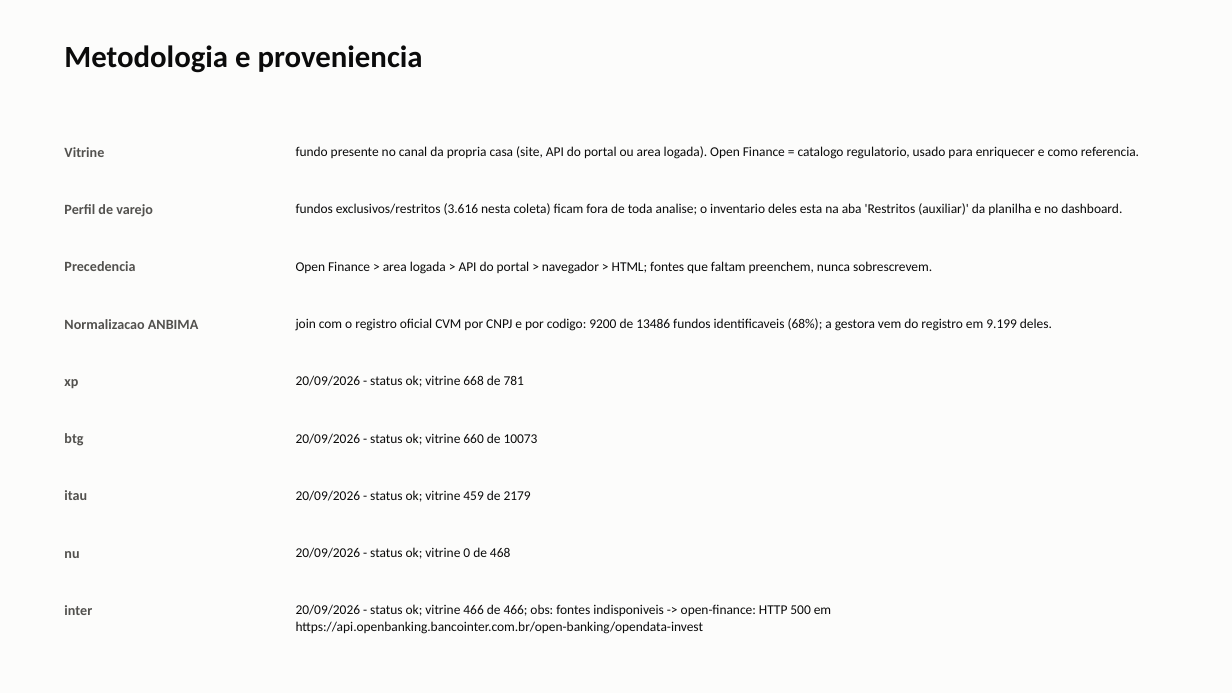
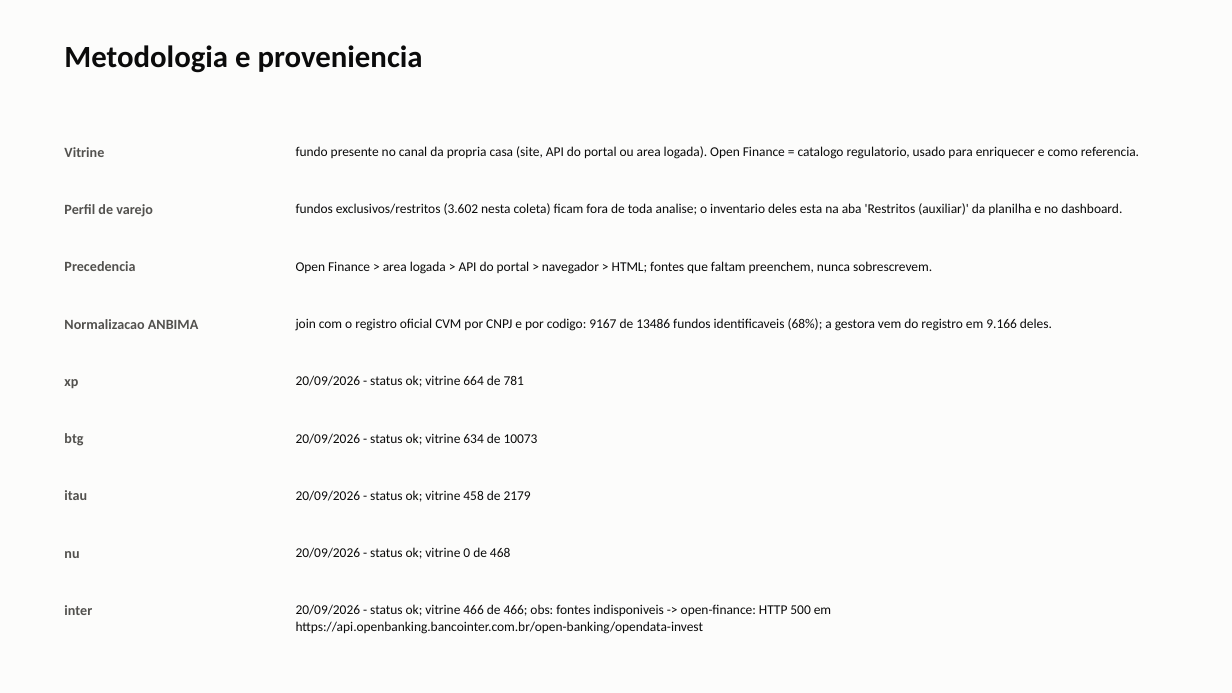
Before and after one commit to fioroto/Sandbox, a slide deck: slide 9 of data/reports/prateleiras-2026-09-20.pptx (slide 8 before the commit). Drawn at 1232x693 pixels with LibreOffice and Linux fonts; fonts in the diff are those of the drawing. Boxes give left, top, right and bottom in pixels: in the first picture for what was removed or moved away, otherwise in the second. Text is boxed around its words. In the diff, an @@ line names an element or a change of style, - is before the commit and + after.

```diff
--- a/data/reports/prateleiras-2026-09-20.pptx
+++ b/data/reports/prateleiras-2026-09-20.pptx
@@ text at box(296, 203, 1122, 215): text changed @@
-fundos exclusivos/restritos (3.616 nesta coleta) ficam fora de toda analise; o inventario deles esta na aba 'Restritos (auxiliar)' da planilha e no dashboard.
+fundos exclusivos/restritos (3.602 nesta coleta) ficam fora de toda analise; o inventario deles esta na aba 'Restritos (auxiliar)' da planilha e no dashboard.
@@ text at box(296, 318, 1052, 331): text changed @@
-join com o registro oficial CVM por CNPJ e por codigo: 9200 de 13486 fundos identificaveis (68%); a gestora vem do registro em 9.199 deles.
+join com o registro oficial CVM por CNPJ e por codigo: 9167 de 13486 fundos identificaveis (68%); a gestora vem do registro em 9.166 deles.
@@ text at box(296, 375, 524, 387): text changed @@
-20/09/2026 - status ok; vitrine 668 de 781
+20/09/2026 - status ok; vitrine 664 de 781
@@ text at box(296, 433, 538, 445): text changed @@
-20/09/2026 - status ok; vitrine 660 de 10073
+20/09/2026 - status ok; vitrine 634 de 10073
@@ text at box(296, 490, 531, 502): text changed @@
-20/09/2026 - status ok; vitrine 459 de 2179
+20/09/2026 - status ok; vitrine 458 de 2179
```
Also in this commit, not shown: 3 other slides changed, 1 slide added, 9 other files.
